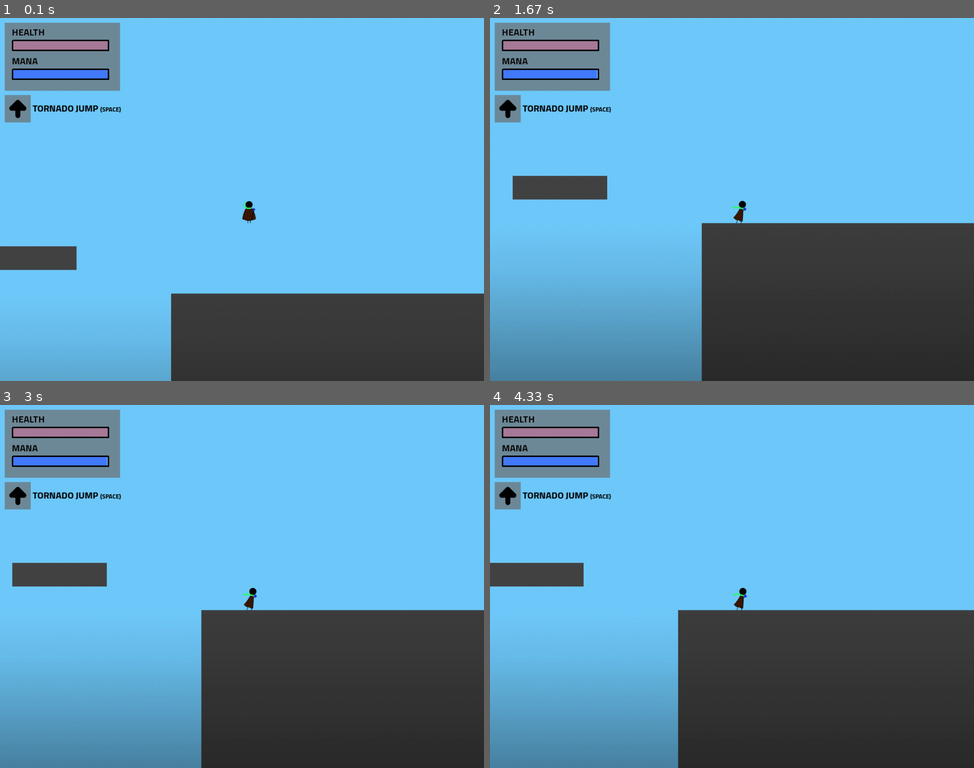
Above: before the commit, frames 1-4 (two rows, left to right).
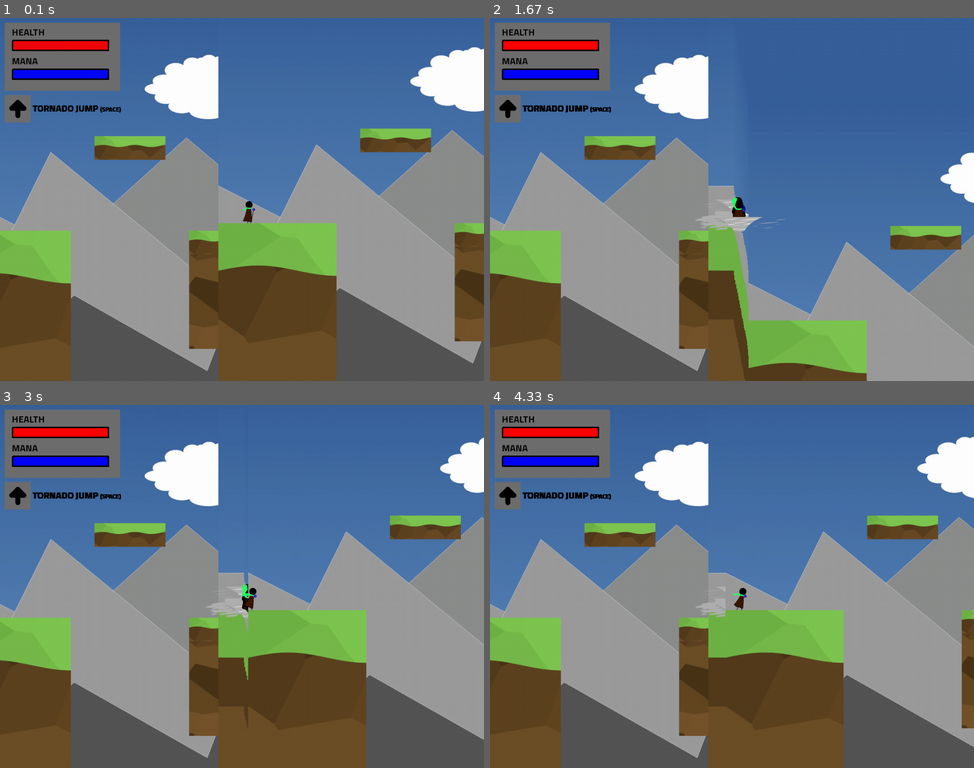
Above: after the commit, the same moments.

Repository: icanwalkonwater/sb-gamejam-pygame
Game: pygame game, started from src/main.py
Two runs of this game, one before a commit and one after it. Both use one fixed random seed, a clock stepped at 60 frames per second and the inputs below.
Inputs:
- Up to frame 1 (0.1 s): no input
- Up to frame 2 (1.67 s): tap one key every 0.33 s from 0.33 s: & Space D D
- Up to frame 3 (3 s): tap D at 1.73, 2.03, 2.23, 2.57, 2.87 s
- Up to frame 4 (4.33 s): tap D at 3.07, 3.37, 3.63, 3.97, 4.27 s

The runs differ from the first frame. In frame 1, 99% of the frame differs, in the area x 0-100%, y 0-100%; in frame 2, 99%; in frame 3, 99%; in frame 4, 99%.

Commit message:
allow parsing of the wind

Diff:
--- a/levels/level_1_tutorial.xml
+++ b/levels/level_1_tutorial.xml
@@ -41,7 +41,7 @@
             <!--transform x="700" y="950"/-->
             <transform x="4250" y="800"/>
         </player>
-        <wind-area width="200" height="400" direction="up">
+        <wind-area width="200" height="400" direction="up" force="40">
             <transform x="2500" y="450"/>
         </wind-area>
     </dynamics>
--- /dev/null
+++ b/levels/level_2_tutorial.xml
@@ -0,0 +1,74 @@
+<?xml version="1.0" encoding="utf-8" ?>
+<level>
+    <background src="level_2_tutorial_attack.jpg"/>
+    <statics>
+        <box width="250" height="1600" invisible="" additional-layers="environment">
+            <transform x="0" y="450"/>
+        </box>
+        <box width="150" height="50" invisible="" additional-layers="environment">
+            <transform x="300" y="250"/>
+        </box>
+        <box width="150" height="50" invisible="" additional-layers="environment">
+            <transform x="600" y="250"/>
+        </box>
+        <box width="100" height="250" invisible="" additional-layers="environment">
+            <transform x="500" y="450"/>
+        </box>
+        <box width="500" height="100" invisible="" additional-layers="environment">
+            <transform x="600" y="600"/>
+        </box>
+        <box width="100" height="50" invisible="" additional-layers="environment">
+            <transform x="1250" y="300"/>
+        </box>
+        <box width="100" height="50" invisible="" additional-layers="environment">
+            <transform x="1400" y="450"/>
+        </box>
+        <box width="650" height="50" invisible="" additional-layers="environment">
+            <transform x="1550" y="550"/>
+        </box>
+        <box width="150" height="50" invisible="" additional-layers="environment">
+            <transform x="2050" y="550"/>
+        </box>
+        <box width="500" height="600" invisible="" additional-layers="environment">
+            <transform x="2200" y="550"/>
+        </box>
+        <box width="100" height="600" invisible="" additional-layers="environment">
+            <transform x="1550" y="800"/>
+        </box>
+        <box width="750" height="50" invisible="" additional-layers="environment">
+            <transform x="1650" y="1350"/>
+        </box>
+        <box width="750" height="50" invisible="" additional-layers="environment">
+            <transform x="1650" y="1350"/>
+        </box>
+        <box width="200" height="50" invisible="" additional-layers="environment">
+            <transform x="2050" y="1250"/>
+        </box>
+        <box width="300" height="50" invisible="" additional-layers="environment">
+            <transform x="2400" y="1350"/>
+        </box>
+        <death-zone width="5350" height="400">
+            <transform y="1800"/>
+        </death-zone>
+        <scene-loader-zone width="">
+
+        </scene-loader-zone>
+    </statics>
+    <dynamics>
+        <player>
+            <!--transform x="700" y="950"/-->
+            <transform x="50" y="400"/>
+        </player>
+        <wind-area width="100" height="400" force="7" direction="up">
+            <transform x="1100" y="300"/>
+        </wind-area>
+    </dynamics>
+    <ui>
+        <ui-player-health/>
+        <ui-player-mana/>
+        <box src="ui-player-stat-overlay.png">
+            <transform x="10" y="10"/>
+        </box>
+        <ui-ability-jump/>
+    </ui>
+</level>
--- a/src/main.py
+++ b/src/main.py
@@ -98,9 +98,10 @@
         'main': create_test_scene(screen),
         'level_test': SceneLoader('levels/level_test.xml').parse_all(),
         'vision_test': SceneLoader('levels/vision_test.xml').parse_all(),
-        'level_1': SceneLoader('levels/level_1_tutorial.xml').parse_all()
+        'level_1': SceneLoader('levels/level_1_tutorial.xml').parse_all(),
+        'level_2': SceneLoader('levels/level_2_tutorial.xml').parse_all()
     })
-    SceneManagement.load_scene('level_1', screen)
+    SceneManagement.load_scene('level_2', screen)
 
     SceneManagement.active_scene.start()
 
--- a/src/scene_loader.py
+++ b/src/scene_loader.py
@@ -4,13 +4,13 @@
 from pygame.math import Vector2
 from pygame.surface import Surface
 
+from constants import VECTOR2_NULL
+from enums import Layers
 from game_objects.entities.hostiles.heavy_rock_enemy import HeavyRockEnemy
-from constants import VECTOR2_NULL
 from game_objects.entities.hostiles.hth_enemy import HthEnemy
 from game_objects.entities.hostiles.ranged_enemy import RangedEnemy
 from game_objects.entities.player import Player
-from enums import Layers
-from game_objects.environement_props import ButtonGameObject, DeathZone
+from game_objects.environement_props import ButtonGameObject, DeathZone, WindGameObject
 from game_objects.game_object import GameObject
 from game_objects.physics import RigidPhysicsAwareGameObject
 from ressource_management import ResourceManagement
@@ -89,6 +89,8 @@
                 go = UIGustIndicator()
             elif element.tag == 'ui-ability-slam':
                 go = UISlamIndicator()
+            elif element.tag == 'wind-area':
+                go = self.__parse_wind_area(element)
             else:
                 go = None
 
@@ -177,6 +179,20 @@
         self.__assign_transform(element, death_zone)
 
         return death_zone
+
+    def __parse_wind_area(self, element: ET.Element) -> WindGameObject:
+        size = self.__parse_dimensions(element)
+        direction = {
+            "up": Vector2(0, -1),
+            "down": Vector2(0, 1),
+            "left": Vector2(-1, 0),
+            "right": Vector2(1, 0)
+        }[element.attrib['direction'].lower()]
+        force = int(element.attrib['force'])
+        wind_object = WindGameObject(size, direction, force)
+        self.__assign_transform(element, wind_object)
+
+        return wind_object
 
     def __assign_transform(self, element: ET.Element, go: GameObject):
         (x, y, center) = self.__parse_transform(element.find('transform'))
Binary file added: assets/level_2_tutorial_attack.jpg
